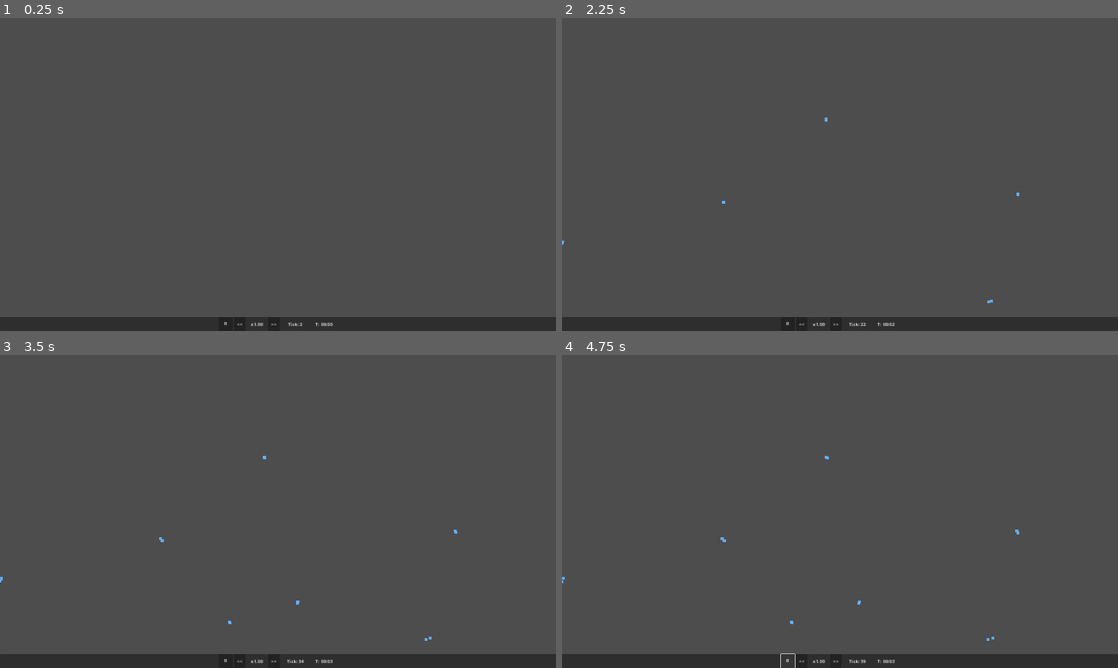
Above: before the commit, frames 1-4 (two rows, left to right).
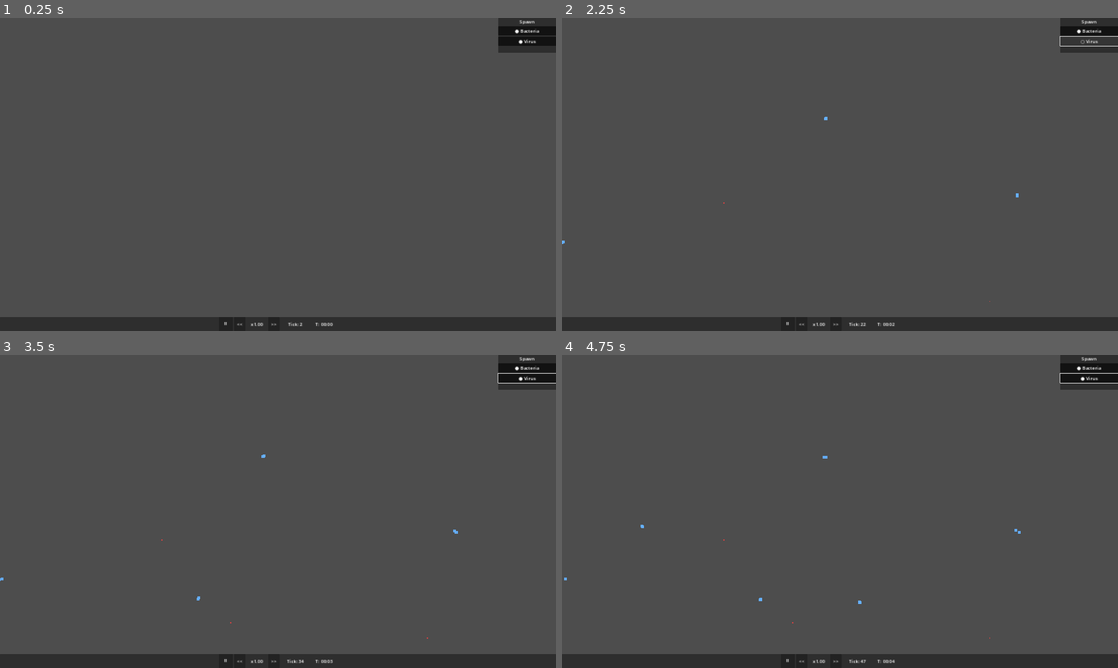
Above: after the commit, the same moments.

Repository: trinityUwU/Primordia
Game: Godot game, scene res://scenes/World.tscn
Same seed, same stepped clock (60 frames per second), same inputs: the game is played once before the commit and once after it.
Inputs (mouse positions are in pixels of both pictures, inside the frame that each line leads up to):
- Up to frame 1 (0.25 s): no input
- Up to frame 2 (2.25 s): click (1090, 30) at 0.5 s, where only the run after the commit has a clickable "● Bacteria"; click (1090, 30) at 1.25 s, where only the run after the commit has a clickable "○ Bacteria"; click (1090, 39) at 2 s, where only the run after the commit has a clickable "● Virus"
- Up to frame 3 (3.5 s): click (528, 376) at 2.75 s, where only the run after the commit has a clickable "○ Virus"
- Up to frame 4 (4.75 s): click "⏸" at 3.5 s; click "▶" (after the commit: "⏸") at 4.25 s

The runs differ from the first frame. In frame 1, 1.1% of the frame differs, in the area x 89-100%, y 0-12%; in frame 2, 0.9%; in frame 3, 1.2%; in frame 4, 1.2%, in the area x 0-100%, y 0-100%.

Commit message:
feat: spawn control panel (top-right)
Toggle buttons for Bacteria and Virus spawn, anchored top-right.
ChunkSpawner: spawn_bacteria_enabled / spawn_virus_enabled flags,
85% bacteria / 15% virus ratio when both enabled.

Co-Authored-By: Claude Sonnet 4.6 <noreply@anthropic.com>

Diff:
--- a/scenes/World.tscn
+++ b/scenes/World.tscn
@@ -6,6 +6,7 @@
 [ext_resource type="PackedScene" uid="uid://debugoverlay" path="res://scenes/ui/DebugOverlay.tscn" id="4_dbg"]
 [ext_resource type="Shader" path="res://shaders/grid_debug.gdshader" id="5_shader"]
 [ext_resource type="PackedScene" uid="uid://agentlayer" path="res://scenes/AgentLayer.tscn" id="6_agentlayer"]
+[ext_resource type="PackedScene" uid="uid://spawncontrolpanel" path="res://scenes/ui/SpawnControlPanel.tscn" id="7_scp"]
 
 [sub_resource type="ShaderMaterial" id="ShaderMaterial_grid"]
 shader = ExtResource("5_shader")
@@ -36,3 +37,5 @@
 [node name="TimeControlBar" parent="UILayer" instance=ExtResource("3_tcbar")]
 
 [node name="DebugOverlay" parent="UILayer" instance=ExtResource("4_dbg")]
+
+[node name="SpawnControlPanel" parent="UILayer" instance=ExtResource("7_scp")]
--- /dev/null
+++ b/scenes/ui/SpawnControlPanel.tscn
@@ -0,0 +1,41 @@
+[gd_scene load_steps=2 format=3 uid="uid://spawncontrolpanel"]
+
+[ext_resource type="Script" path="res://scripts/ui/SpawnControlPanel.gd" id="1_scp"]
+
+[node name="SpawnControlPanel" type="Control"]
+layout_mode = 3
+anchors_preset = 15
+anchor_right = 1.0
+anchor_bottom = 1.0
+script = ExtResource("1_scp")
+
+[node name="Panel" type="PanelContainer" parent="."]
+layout_mode = 1
+anchors_preset = 1
+anchor_left = 1.0
+anchor_top = 0.0
+anchor_right = 1.0
+anchor_bottom = 0.0
+offset_left = -200.0
+offset_bottom = 120.0
+grow_horizontal = 0
+
+[node name="VBox" type="VBoxContainer" parent="Panel"]
+layout_mode = 2
+
+[node name="Title" type="Label" parent="Panel/VBox"]
+layout_mode = 2
+text = "Spawn"
+horizontal_alignment = 1
+
+[node name="BtnBacteria" type="Button" parent="Panel/VBox"]
+layout_mode = 2
+text = "● Bacteria"
+toggle_mode = true
+button_pressed = true
+
+[node name="BtnVirus" type="Button" parent="Panel/VBox"]
+layout_mode = 2
+text = "● Virus"
+toggle_mode = true
+button_pressed = true
--- a/scripts/managers/ChunkSpawner.gd
+++ b/scripts/managers/ChunkSpawner.gd
@@ -10,6 +10,8 @@
 
 var _camera_world_pos: Vector2 = Vector2.ZERO
 var _last_valid_camera_pos: Vector2 = Vector2.ZERO
+var spawn_bacteria_enabled: bool = true
+var spawn_virus_enabled: bool = true
 
 
 func _ready() -> void:
@@ -46,7 +48,12 @@
 		var pos: Vector2 = _random_spawn_pos()
 		if not _can_spawn_at(pos):
 			continue
-		AgentPool.spawn_bacterium(pos.x, pos.y)
+		if spawn_bacteria_enabled and (not spawn_virus_enabled or randf() < 0.85):
+			AgentPool.spawn_bacterium(pos.x, pos.y)
+		elif spawn_virus_enabled:
+			AgentPool.spawn_virus(pos.x, pos.y)
+		else:
+			continue
 		spawned += 1
 
 
--- /dev/null
+++ b/scripts/ui/SpawnControlPanel.gd
@@ -0,0 +1,19 @@
+extends Control
+
+@onready var _btn_bacteria: Button = $Panel/VBox/BtnBacteria
+@onready var _btn_virus: Button = $Panel/VBox/BtnVirus
+
+
+func _ready() -> void:
+	_btn_bacteria.toggled.connect(_on_bacteria_toggled)
+	_btn_virus.toggled.connect(_on_virus_toggled)
+
+
+func _on_bacteria_toggled(pressed: bool) -> void:
+	ChunkSpawner.spawn_bacteria_enabled = pressed
+	_btn_bacteria.text = ("● " if pressed else "○ ") + "Bacteria"
+
+
+func _on_virus_toggled(pressed: bool) -> void:
+	ChunkSpawner.spawn_virus_enabled = pressed
+	_btn_virus.text = ("● " if pressed else "○ ") + "Virus"
Not shown: 1 places in scenes/World.tscn that only renumber resources
